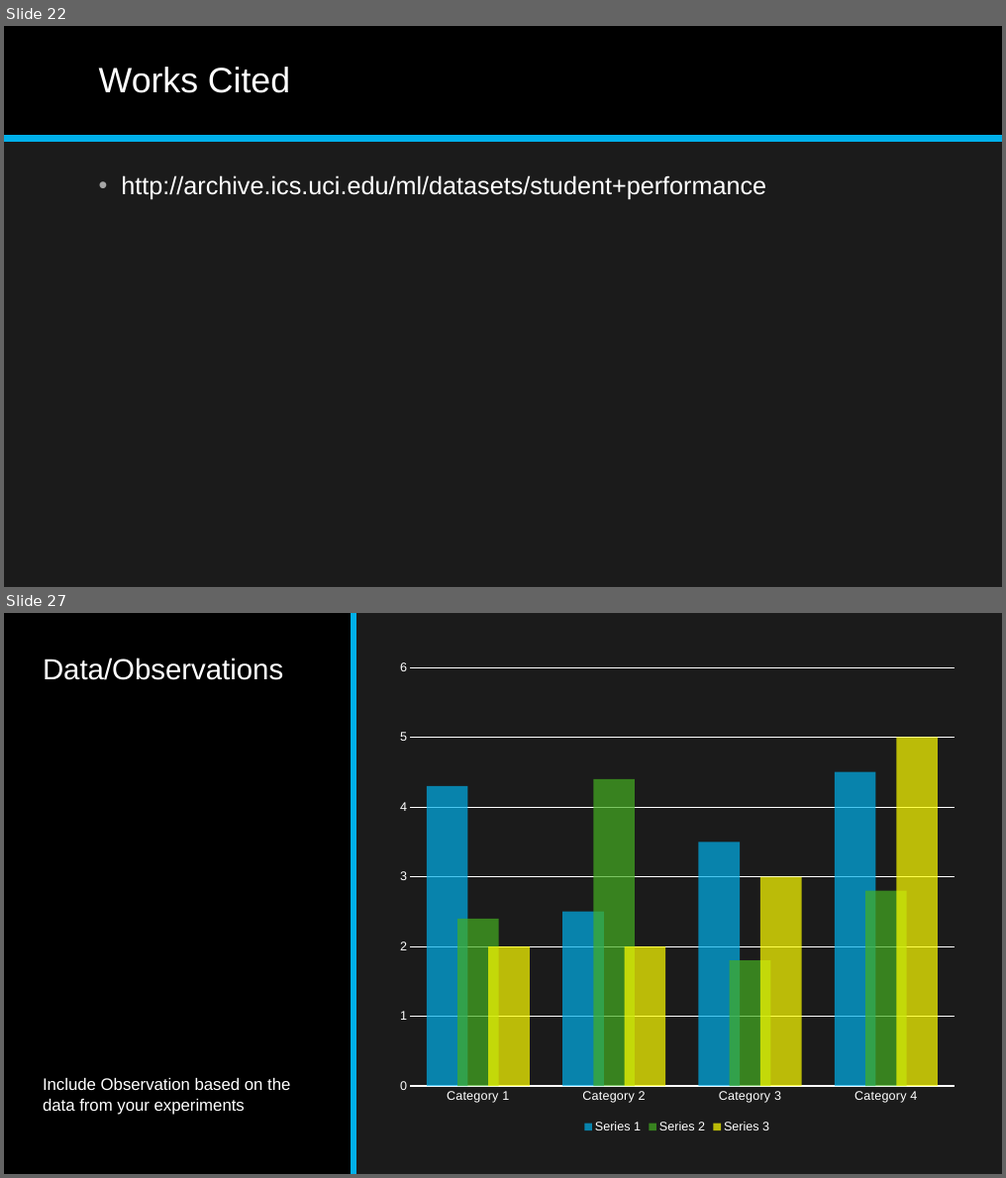
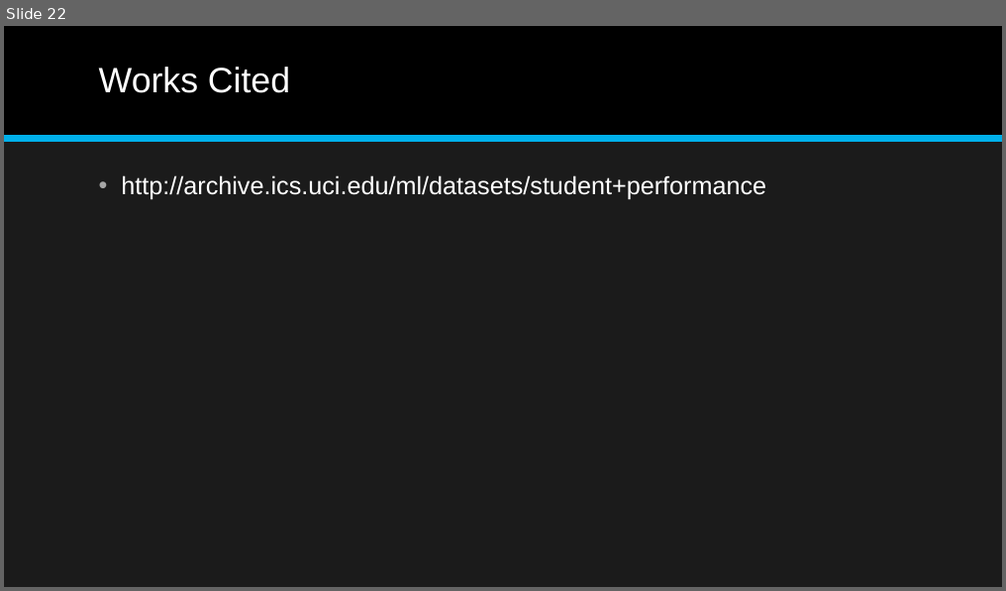
Before and after one commit to aajunwa/capstone, a slide deck: Student Alcohol Consumption Data Science Project.pptx. Shown one above the other, each under a label of ours: slides 22 and 27 before the commit, slide 22 after it; the slides between them are not shown. The pictures are 1006x1178 and 1006x591 pixels, drawn with LibreOffice and Linux fonts; fonts in the diff are those of the drawing. Boxes give left, top, right and bottom in pixels: in the first picture for what was removed or moved away, otherwise in the second. Text is boxed around its words. In the diff, an @@ line names an element or a change of style, - is before the commit and + after.

```diff
--- a/Student Alcohol Consumption Data Science Project.pptx
+++ b/Student Alcohol Consumption Data Science Project.pptx
@@ slide 27 removed at bbox=[4, 613, 1002, 1174], background #1B1B1B @@
@@ rectangle removed at bbox=[4, 613, 353, 1174] @@
@@ line removed from (353, 613) to (353, 1174) @@
@@ title removed at bbox=[43, 658, 283, 680] @@
-Data/Observations
@@ column chart removed at bbox=[389, 652, 966, 1137] @@
-categories: Category 1, Category 2, Category 3, Category 4
-Series 1: 4.3, 2.5, 3.5, 4.5
-Series 2: 2.4, 4.4, 1.8, 2.8
-Series 3: 2, 2, 3, 5
@@ text removed at bbox=[43, 1078, 290, 1115] @@
-Include Observation based on the data from your experiments
```
Also in this commit, not shown: 2 slides changed, 1 slide added, 5 other slides removed, 7 other files.
